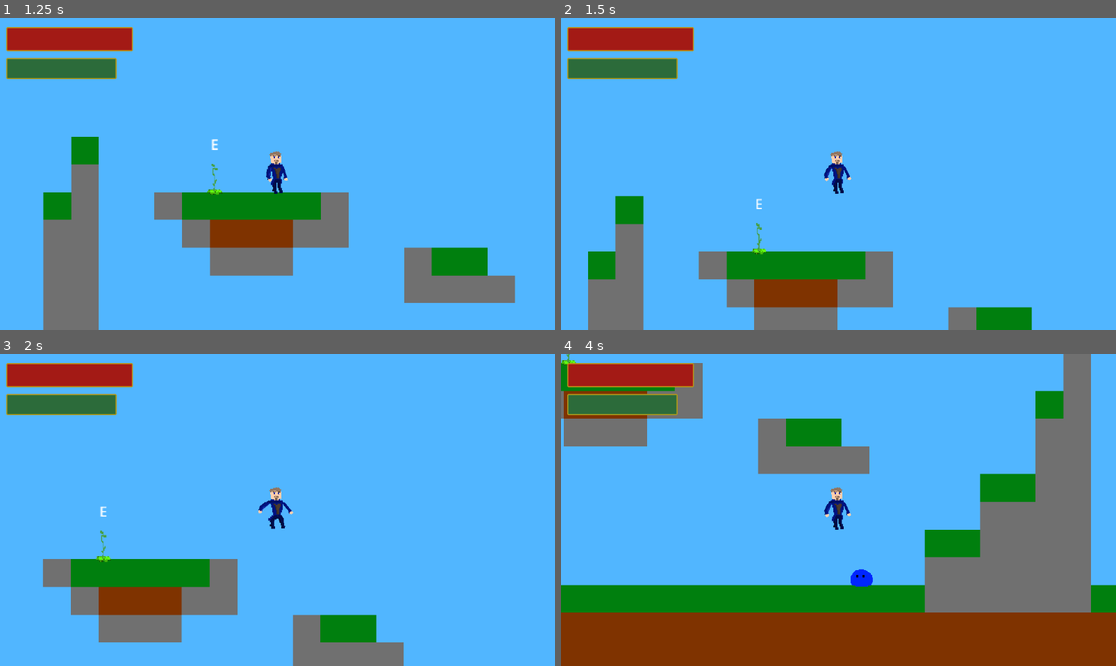
Above: before the commit, frames 1-4 (two rows, left to right).
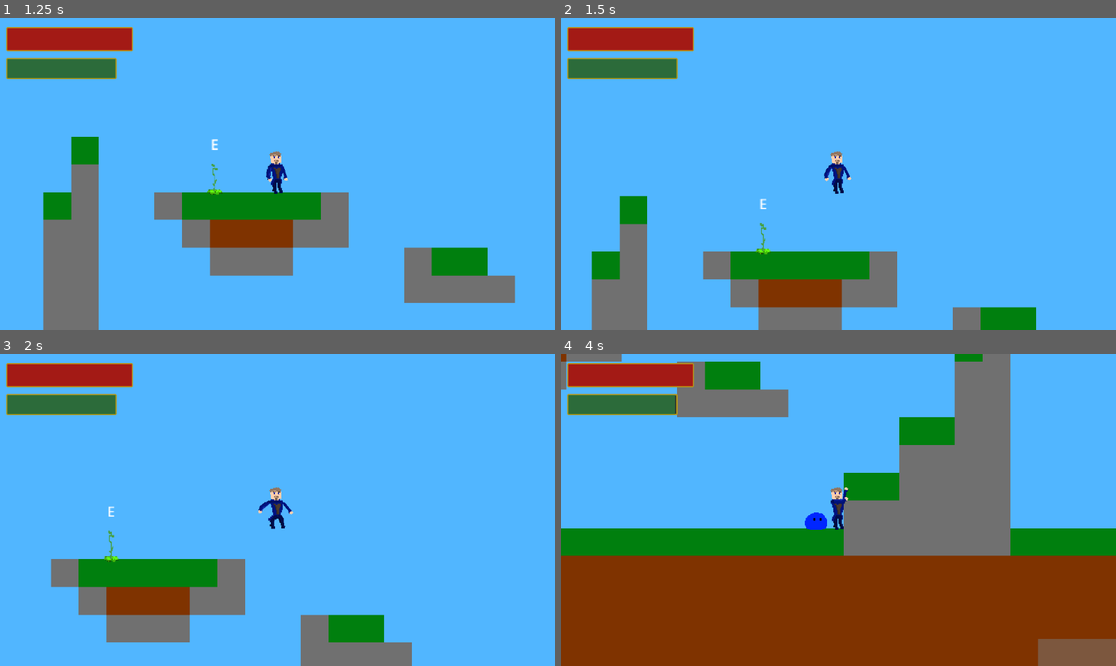
Above: after the commit, the same moments.

Repository: ponito/2DGame
Game: Godot game, scene res://menu.tscn
Two runs of this game, one before a commit and one after it. Both use one fixed random seed, a clock stepped at 60 frames per second and the inputs below.
Inputs:
- Up to frame 1 (1.25 s): click "Play" at 0.5 s
- Up to frame 2 (1.5 s): tap Enter (ui_accept) at 1.25 s; hold D (Right) from 1.28 s (still down); hold E (E) from 1.28 s (still down)
- Up to frame 3 (2 s): keep holding D (Right); keep holding E (E); tap Enter (ui_accept) at 1.52 s
- Up to frame 4 (4 s): release E (E) at 2.03 s; tap E (E) at 2.1, 3.6 s; tap Enter (ui_accept) at 2.27, 3.77 s; release D (Right) at 2.78 s; hold A (Left) 2.78-3.53 s; hold E (E) 2.78-3.53 s; hold D (Right) from 3.53 s (still down)

Frame 1 is identical in both runs. In frame 2, 1.8% of the frame differs, in the area x 4-86%, y 57-100%; in frame 3, 2.1%; in frame 4, 52%, in the area x 0-100%, y 0-100%.

Commit message:
c

Diff:
--- a/Objects/savepoint.gd
+++ b/Objects/savepoint.gd
@@ -4,7 +4,6 @@
 func _ready():
 	#$Label.show()
 	$Label.hide()
-	print($Label.visible)
 
 # Called every frame. 'delta' is the elapsed time since the previous frame.
 func _process(delta):
--- a/Player/player.gd
+++ b/Player/player.gd
@@ -95,17 +95,23 @@
 	# As good practice, you should replace UI actions with custom gameplay actions.
 	var direction = Input.get_axis("Left", "Right")
 	if Input.is_action_pressed("Right"):
-		velocity.x = min(velocity.x + SPEED * delta * 4, SPEED)
+		if is_on_floor():
+			velocity.x = min(velocity.x + SPEED * delta * 4, SPEED)
+		else:
+				velocity.x = min(velocity.x + SPEED * delta * 3, SPEED)
 		get_node("Sprite").scale.x= 1
 		get_node("Sprite").position.x= 0
 		if velocity.y == 0:
 			anim.play("Move")
 	elif Input.is_action_pressed("Left"):
-			velocity.x = max(velocity.x - SPEED * delta * 4, -SPEED)
-			get_node("Sprite").scale.x= -1
-			get_node("Sprite").position.x= -3.5
-			if velocity.y == 0:
-				anim.play("Move")
+		if is_on_floor():
+				velocity.x = max(velocity.x - SPEED * delta * 4, -SPEED)
+		else:
+				velocity.x = max(velocity.x - SPEED * delta * 3, -SPEED)
+		get_node("Sprite").scale.x= -1
+		get_node("Sprite").position.x= -3.5
+		if velocity.y == 0:
+			anim.play("Move")
 
 	elif is_on_floor():
 		velocity.x = lerp(velocity.x, 0., 0.2)
--- a/Player/player.tscn
+++ b/Player/player.tscn
@@ -3077,6 +3077,9 @@
 limit_bottom = 1280
 
 [node name="UI" type="CanvasLayer" parent="."]
+editor_description = "Is here because moves when screen size changes!
+Is change able if you solve the problem.
+"
 
 [node name="Control" type="Control" parent="UI"]
 layout_mode = 3
